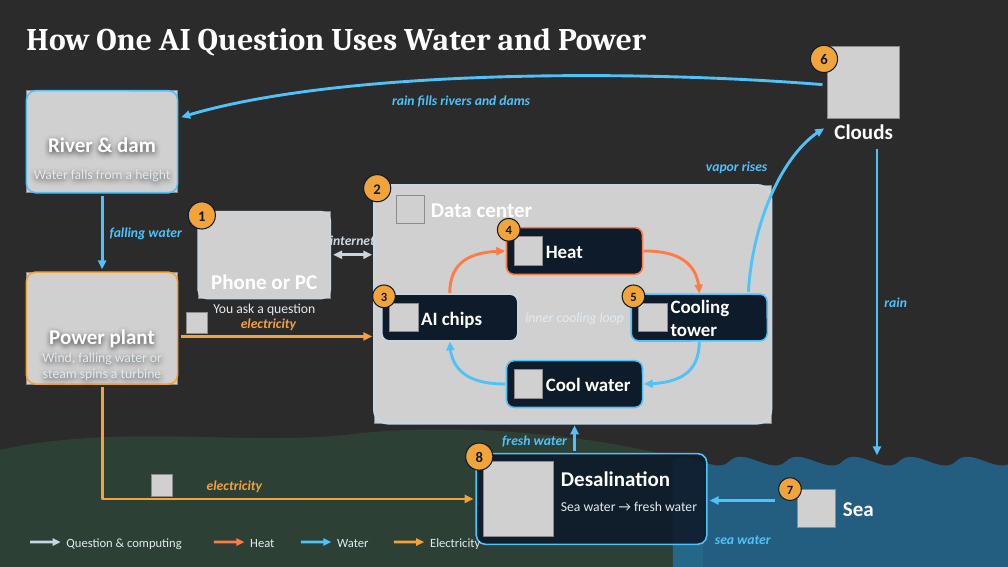
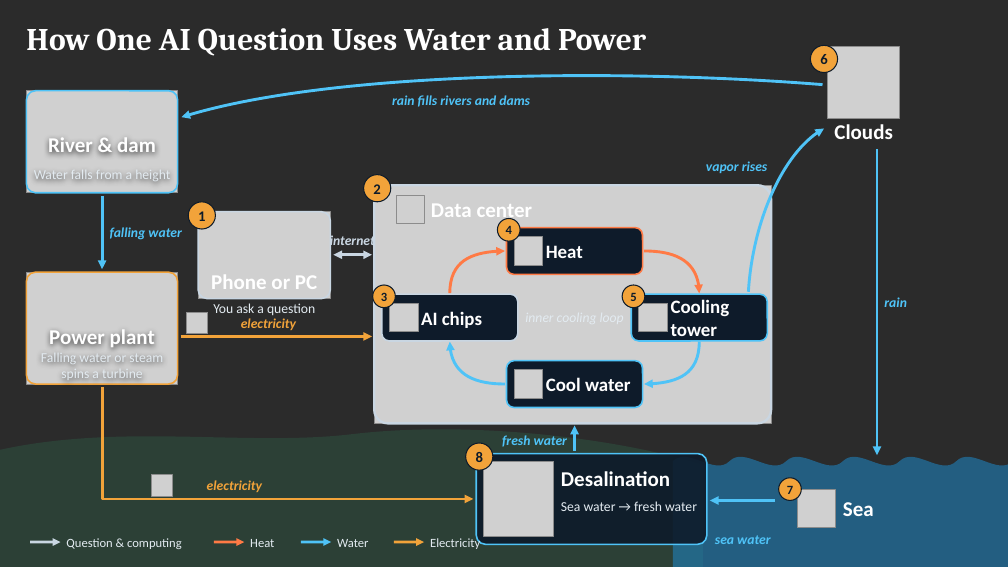
Before and after one commit to dekelelely/dekel12, a slide deck: slide 1 of ai-diagram-slide.pptx. Drawn at 1008x567 pixels with LibreOffice and Linux fonts; fonts in the diff are those of the drawing; grey boxes stand for pictures; background and template pictures are left out; a plain dark background stands for a picture behind light text. Boxes give left, top, right and bottom in pixels: in the first picture for what was removed or moved away, otherwise in the second. Text is boxed around its words. In the diff, an @@ line names an element or a change of style, - is before the commit and + after.

```diff
--- a/ai-diagram-slide.pptx
+++ b/ai-diagram-slide.pptx
@@ text at (x1=41, y1=356, x2=163, y2=378): text changed @@
-Wind, falling water or steam spins a turbine
+Falling water or steam spins a turbine
```
